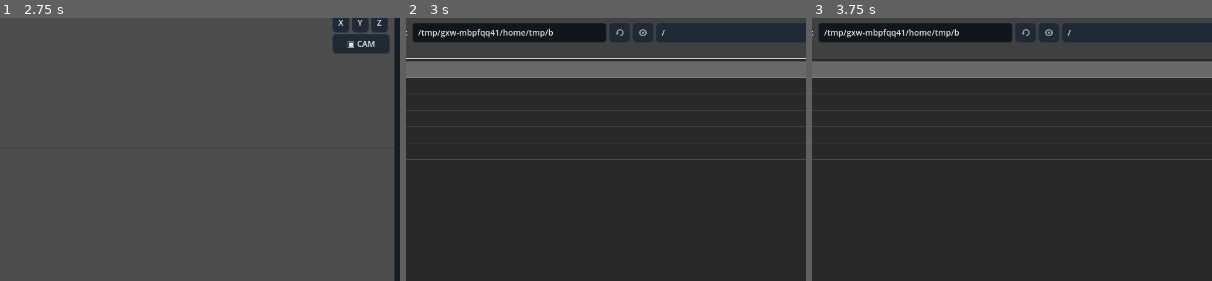
Above: before the commit, frames 1-3 (left to right).
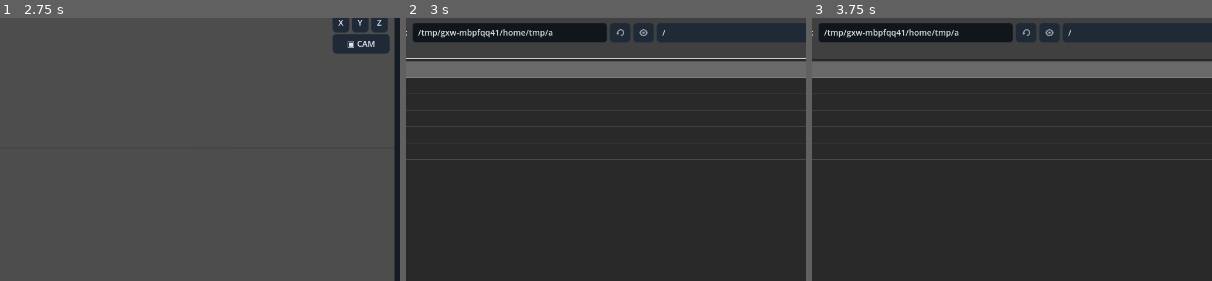
Above: after the commit, the same moments.

Repository: Onnevan/Kabuki
Game: Godot game, scene res://editor/main.tscn
Same seed, same stepped clock (60 frames per second), same inputs: the game is played once before the commit and once after it.
Inputs (mouse positions are % of the whole screen's width and height, from its top left):
- Up to frame 1 (2.75 s): click "↶" at 0.5 s; click "↷" at 1.25 s; click "OPEN" at 2 s
- Up to frame 2 (3 s): click "＋ IMPORT" at 2.75 s
- Up to frame 3 (3.75 s): click (37, 77) at 3.52 s; type "12" at 3.6 s
The pictures show only the part of the screen within x 27-77%, y 15-65%; the shares and areas given below are measured in that part.

Frame 1 is identical in both runs. In frame 2, 0.1% of the frame differs, in the area x 35-65%, y 3-9%; in frame 3, 0.1%.

Commit message:
Include mesh local transform in skin bind pose

Diff:
--- a/rigging/rig_runtime.gd
+++ b/rigging/rig_runtime.gd
@@ -113,18 +113,17 @@
 		arrays[Mesh.ARRAY_WEIGHTS] = weights
 		skinned.add_surface_from_arrays(source.surface_get_primitive_type(surface_index),arrays)
 	mesh_instance.mesh = skinned
-	# Once artwork is bound, the armature becomes its spatial owner too.
-	# Reparent with keep_global=true so binding never makes the artwork jump.
+	# Put artwork and Skeleton in the same local space BEFORE creating the Skin.
+	# keep_global preserves the picture visually, but its local transform can now
+	# be non-identity. The bind must include that mesh-local transform or every
+	# weighted vertex is displaced immediately (the previous "crumpled sock").
 	if mesh_instance.get_parent() != self:
 		mesh_instance.reparent(self,true)
-	# The mesh is a child of RigRuntime while Skeleton3D is another child, so
-	# skinning happens in their shared RigRuntime coordinate space. Bind against
-	# each accumulated GLOBAL bone rest in skeleton space. At rest this makes
-	# every weighted vertex evaluate to its original position exactly.
+	var mesh_bind_transform: Transform3D = mesh_instance.transform
 	var skin := Skin.new()
 	for i in range(rig.bones.size()):
 		var global_rest: Transform3D = skeleton.get_bone_global_rest(i)
-		skin.add_bind(i,global_rest.affine_inverse())
+		skin.add_bind(i,global_rest.affine_inverse() * mesh_bind_transform)
 	mesh_instance.skin = skin
 	# Skeleton paths are resolved from the MeshInstance. Both nodes currently
 	# live under WorldRoot, so this is typically ../Armature/_Skeleton.
